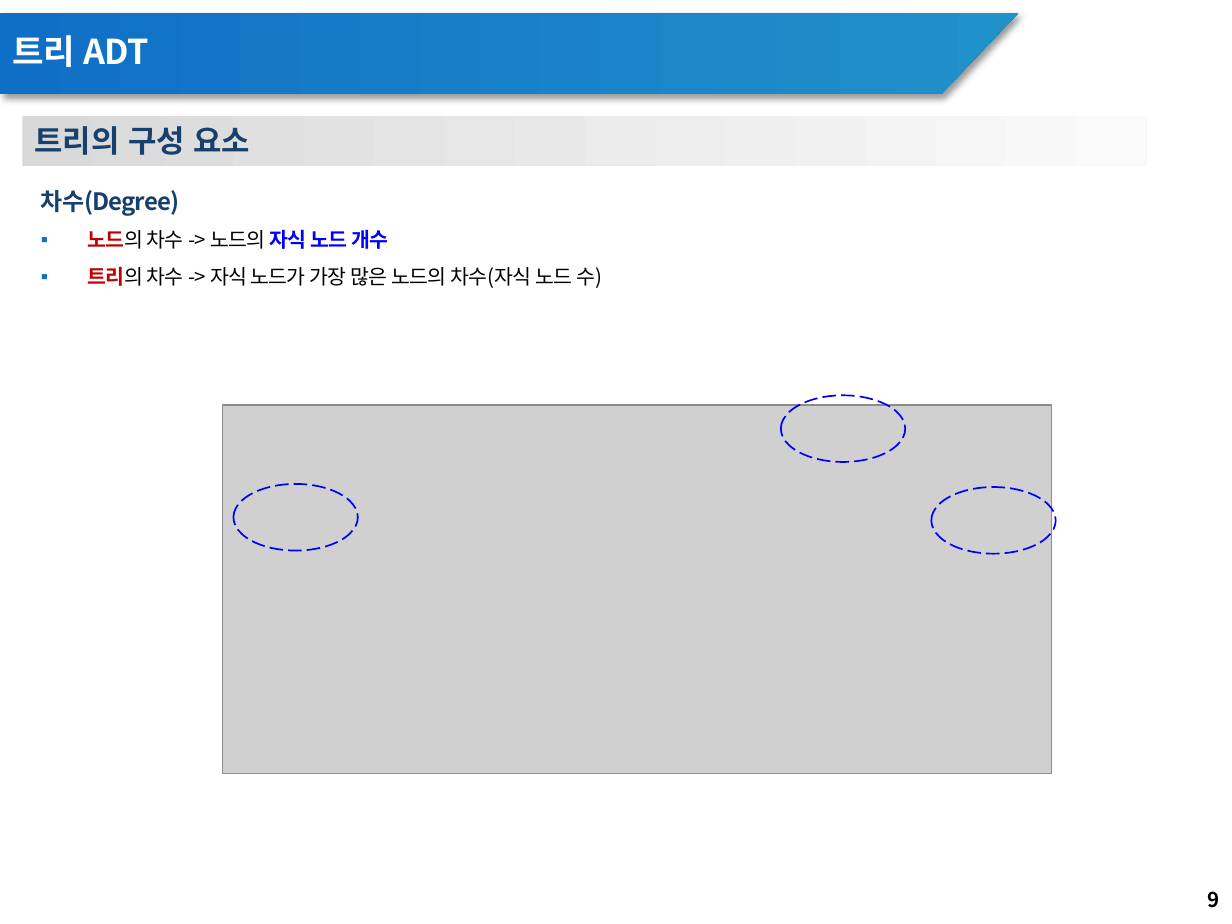
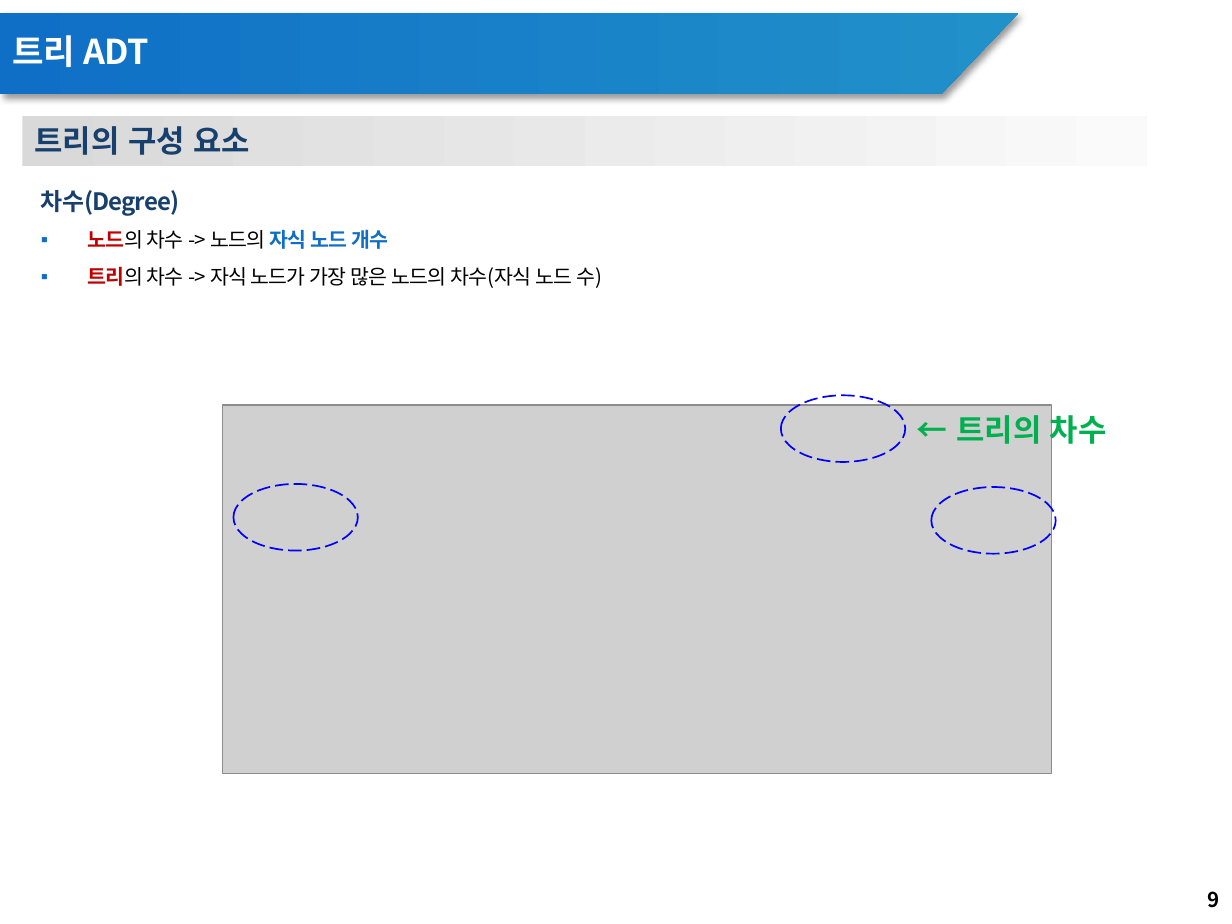
Before and after one commit to RTES-Lab/DataStructure-Study, a slide deck: slide 9 of tree/theory/트리 발표_김주원_조경호.pptx. Drawn at 1232x924 pixels with LibreOffice and Linux fonts; fonts in the diff are those of the drawing; grey boxes stand for pictures; background and template pictures are left out. Boxes give left, top, right and bottom in pixels: in the first picture for what was removed or moved away, otherwise in the second. Text is boxed around its words. In the diff, an @@ line names an element or a change of style, - is before the commit and + after.

```diff
--- a/tree/theory/트리 발표_김주원_조경호.pptx
+++ b/tree/theory/트리 발표_김주원_조경호.pptx
@@ text at (87, 229, 389, 249): text colour #0000FF to #0F6FC6 in "자식 노드 개수" @@
@@ text added at (956, 410, 1107, 450), 18 pt, text #00B050, bold @@
+← 트리의 차수
```
Also in this commit, not shown: 4 other slides changed.
